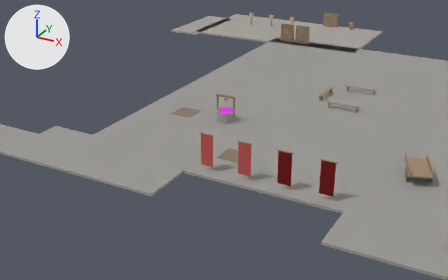
The glTF model assets/level/garrison/courtyard.glb, before and after one commit.
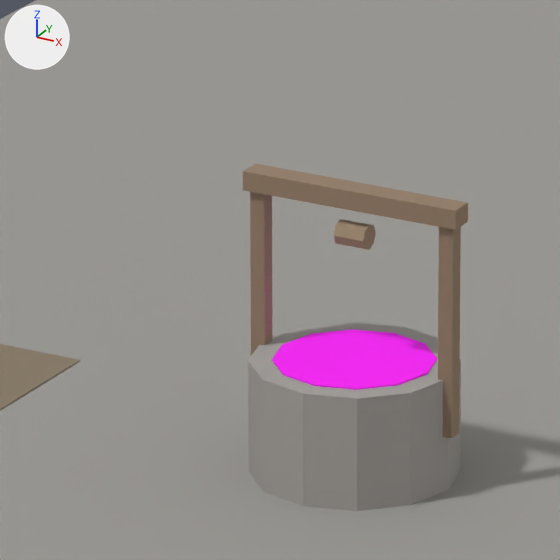
Each version appears first from a 50 mm lens placed at (15.9, -55.78, 20.0), pointed at (-7.61, -13.04, -1.37), and next in a close-up on the part from 43% to 54% of the width and 28% to 46% of the height. The lights are fixed; the arrows at upper left show +X, +Y and +Z. The first two pictures are the older version. Where no turn or scale is listed for an object, it has been applied to the vertices.

In view in the first close-up: 'floor_cobble_4.005', 'floor_cobble_4.006', 'floor_cobble_4.007', 'floor_cobble_4.014', 'floor_cobble_4.015', 'floor_cobble_4.016', 'floor_cobble_4.017', 'floor_cobble_4.025', 'floor_cobble_4.026', 'floor_mud_2.010', 'well.001'.
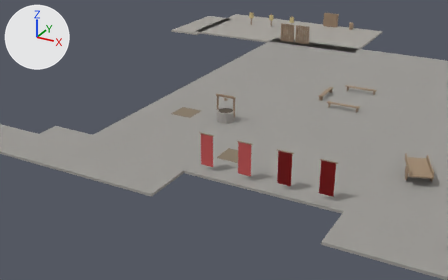
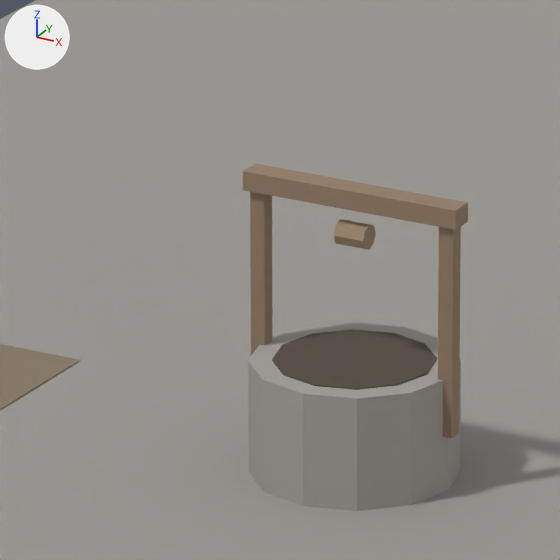
What the commit changed:
Material 'pitch' (mat_pitch) changes colour from pink #ff00ff to brown #554b3f; in linear values from (1.0, 0.0, 1.0) to (0.09, 0.07, 0.05).

Changed parts and their boxes (x1, y1, x2, y2) in the close-ups (560 x 560 px):
'well.001', recoloured (pink to brown)
    both: (262, 238, 440, 393)
